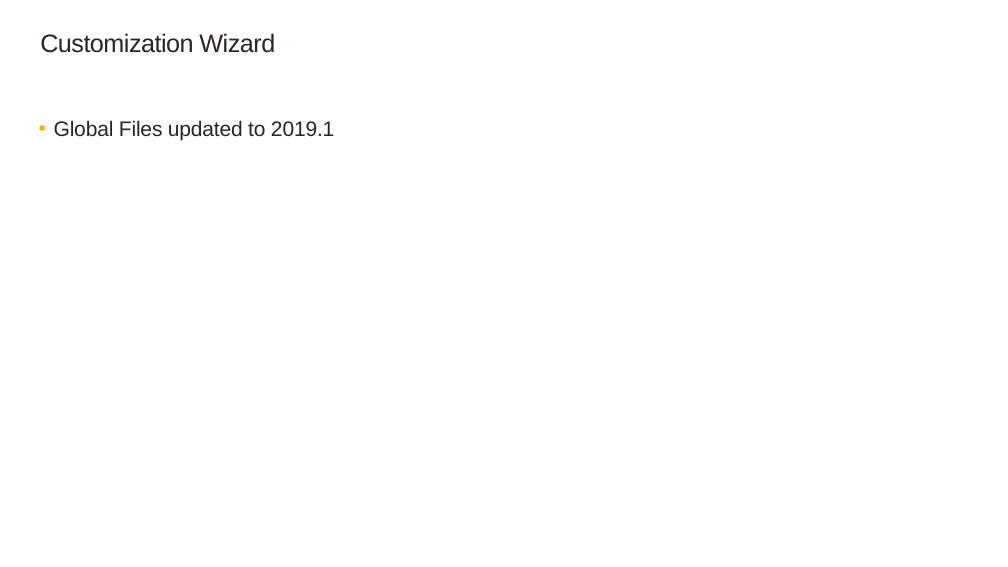
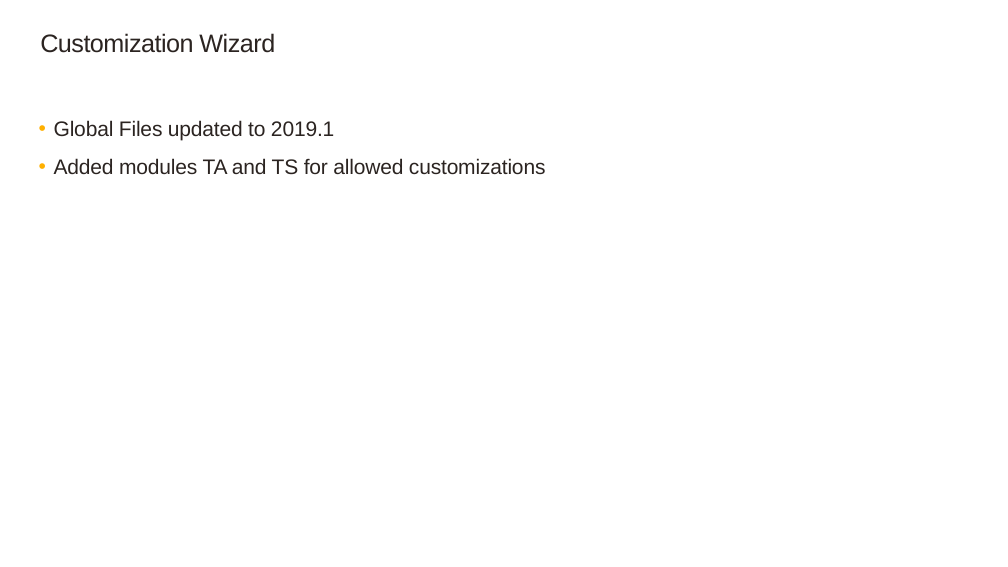
Before and after one commit to SageNADev/Sage300-SDK, a slide deck: slide 5 of docs/presentations/Sage300SDK_20191WebSDKOverview.pptx. Drawn at 1008x567 pixels with LibreOffice and Linux fonts; fonts in the diff are those of the drawing; background and template pictures are left out. Boxes give left, top, right and bottom in pixels: in the first picture for what was removed or moved away, otherwise in the second. Text is boxed around its words. In the diff, an @@ line names an element or a change of style, - is before the commit and + after.

```diff
--- a/docs/presentations/Sage300SDK_20191WebSDKOverview.pptx
+++ b/docs/presentations/Sage300SDK_20191WebSDKOverview.pptx
@@ text at box(54, 158, 546, 175): paragraph added @@
+  • Added modules TA and TS for allowed customizations
```
Also in this commit, not shown: 8 other slides changed.
